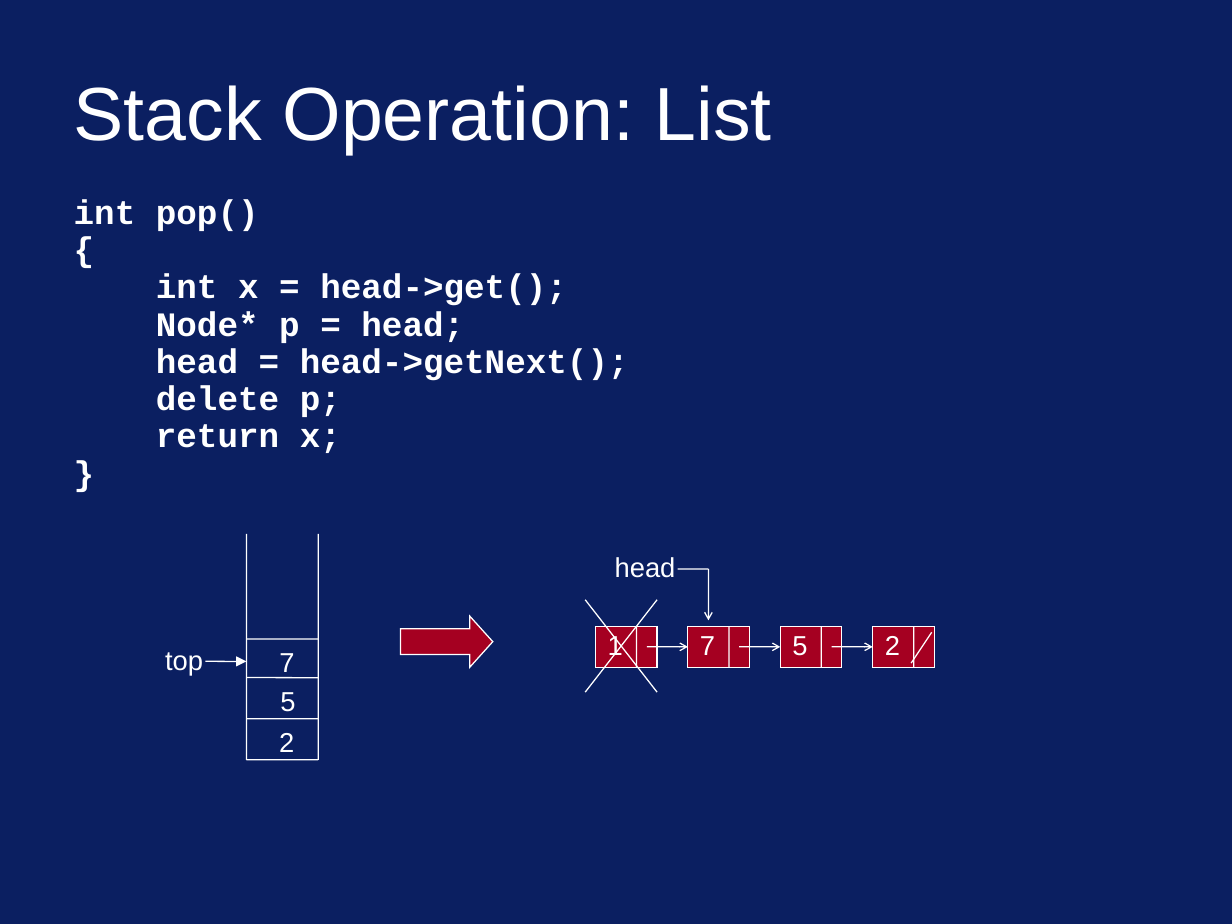
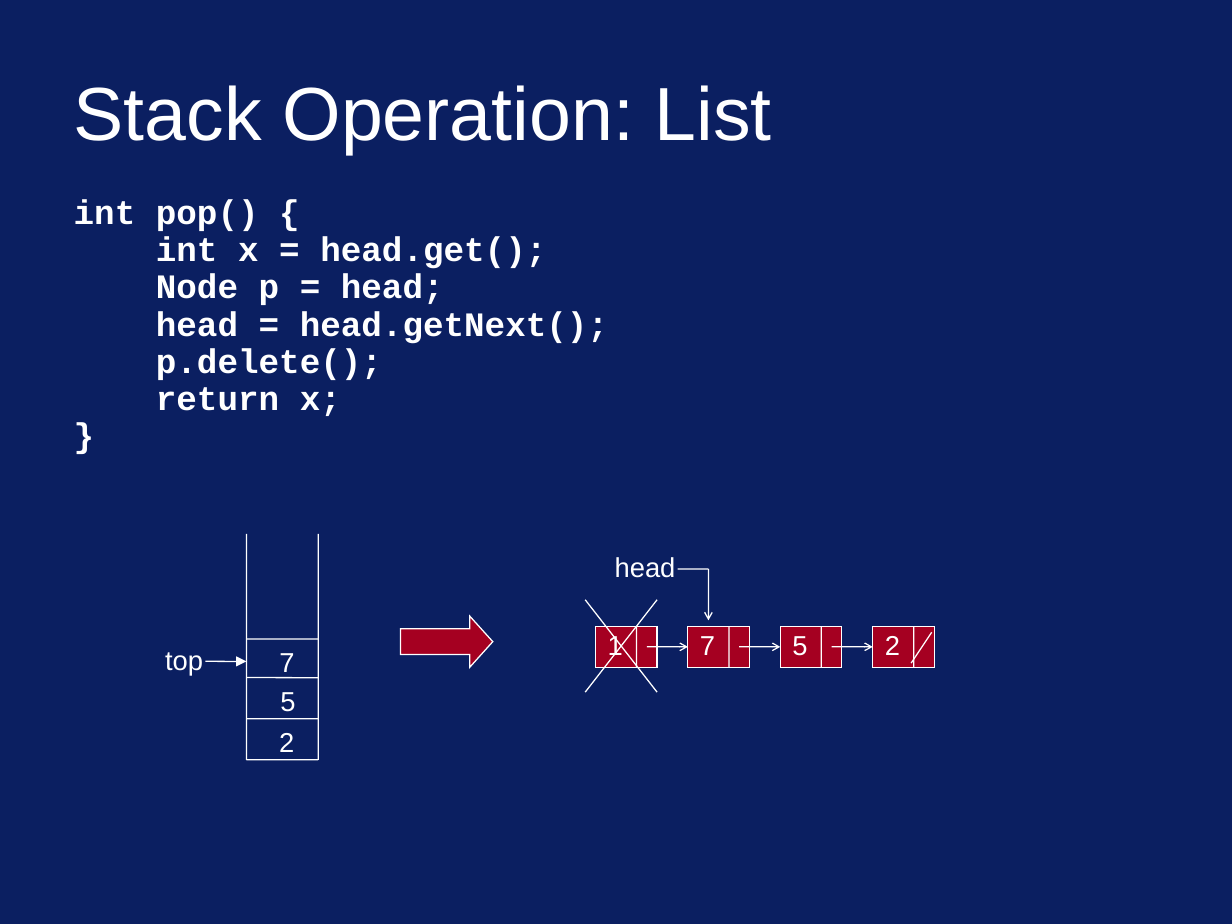
Before and after one commit to bamboat3/ds, a slide deck: slide 5 of lec06.ppt. Drawn at 1232x924 pixels with LibreOffice and Linux fonts; fonts in the diff are those of the drawing. Boxes give left, top, right and bottom in pixels: in the first picture for what was removed or moved away, otherwise in the second. Text is boxed around its words. In the diff, an @@ line names an element or a change of style, - is before the commit and + after.

```diff
--- a/lec06.ppt
+++ b/lec06.ppt
@@ text at bbox=[74, 199, 608, 380]: text changed @@
-int pop()
-{
-int x = head->get();
-Node* p = head;
-head = head->getNext();
-delete p;
+int pop() {
+int x = head.get();
+Node p = head;
+head = head.getNext();
+p.delete();
```
Also in this commit, not shown: 2 other slides changed, 2 other files.
